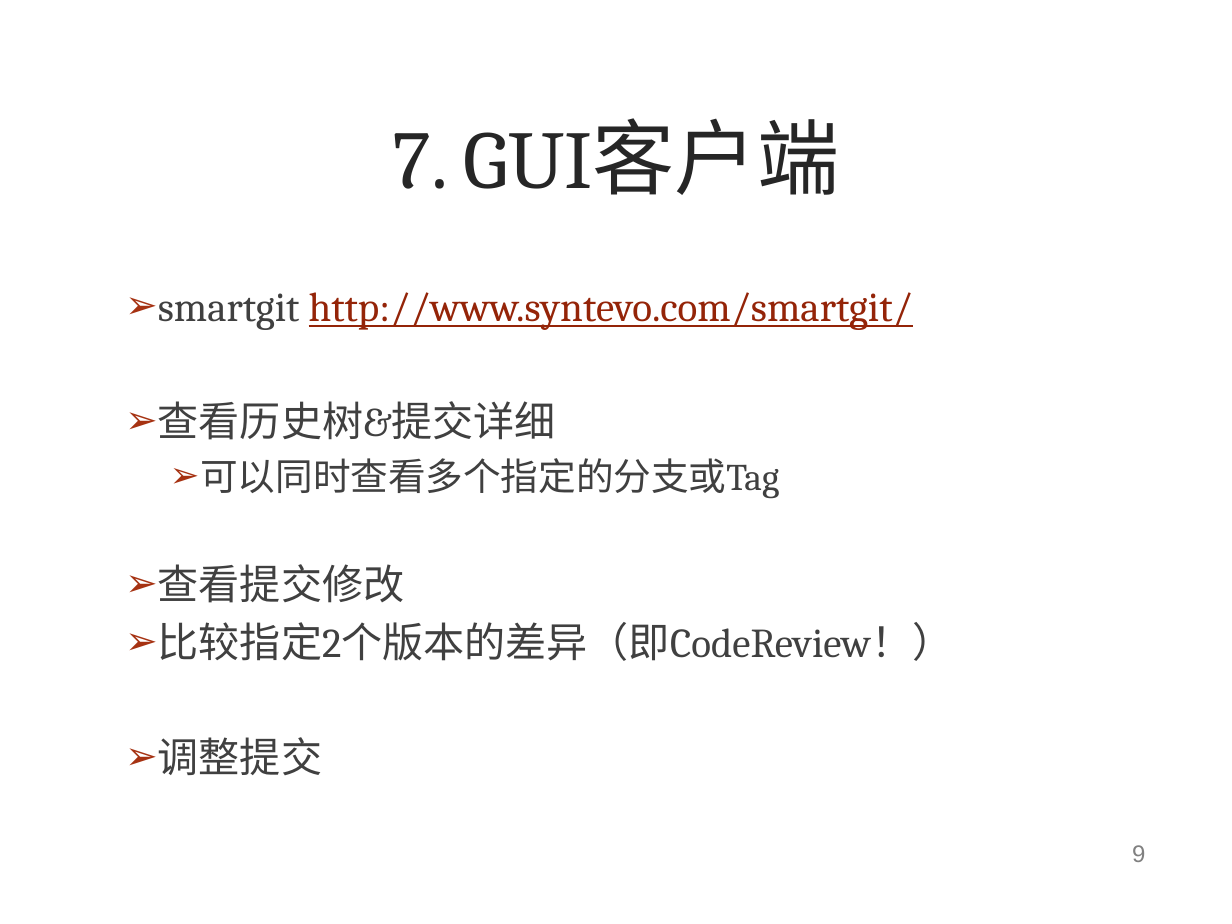
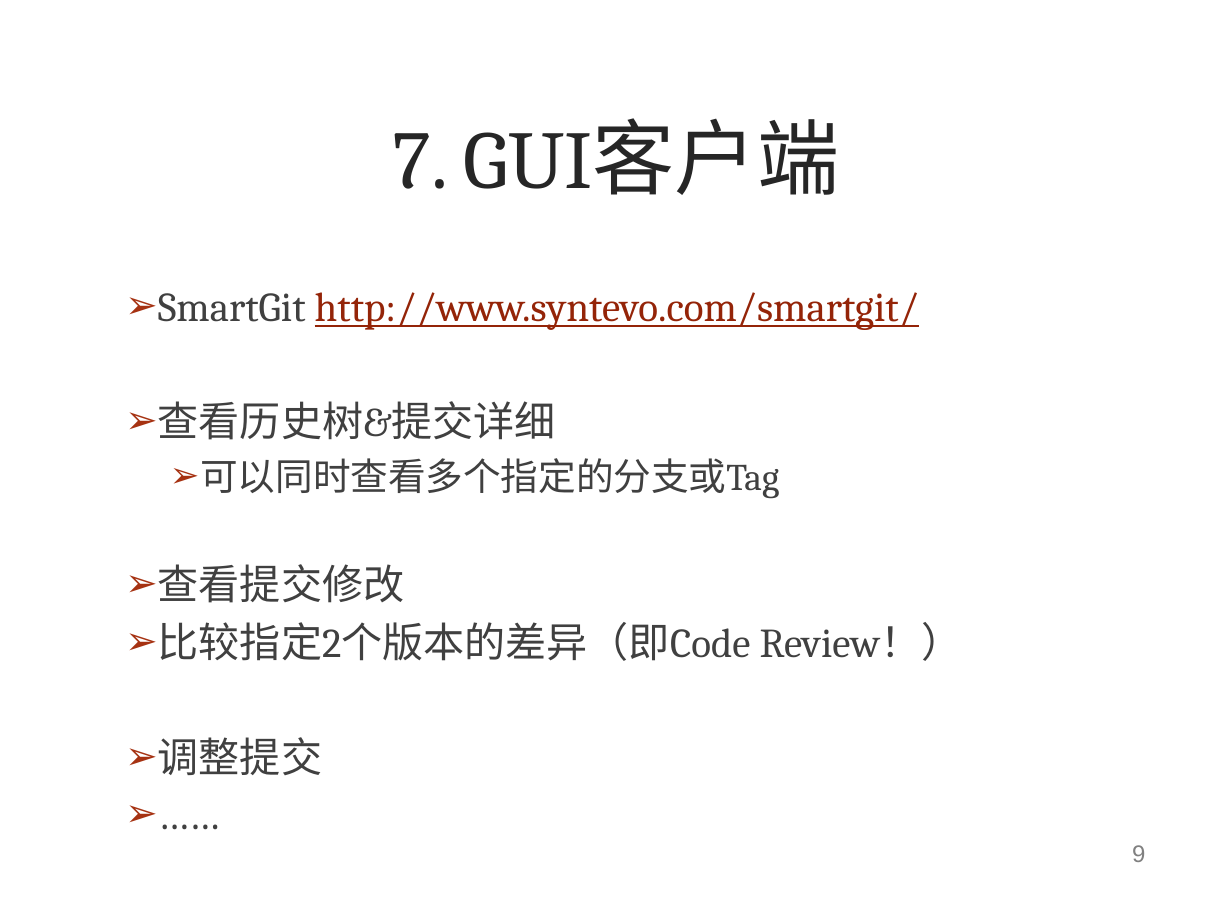
Before and after one commit to oldratlee/software-practice-thoughts, a slide deck: slide 10 of git/git-gitlab-usage.pptx. Drawn at 1232x924 pixels with LibreOffice and Linux fonts; fonts in the diff are those of the drawing; background and template pictures are left out. Boxes give left, top, right and bottom in pixels: in the first picture for what was removed or moved away, otherwise in the second. Text is boxed around its words. In the diff, an @@ line names an element or a change of style, - is before the commit and + after.

```diff
--- a/git/git-gitlab-usage.pptx
+++ b/git/git-gitlab-usage.pptx
@@ text at box(158, 292, 963, 775): paragraph added @@
+➢ ……
@@ text at box(158, 292, 919, 330): text changed @@
-➢ smartgit http://www.syntevo.com/smartgit/
+➢ SmartGit http://www.syntevo.com/smartgit/
@@ text at box(158, 622, 963, 661): spaces changed @@
-➢ 比较指定2个版本的差异（即CodeReview！）
+➢ 比较指定2个版本的差异（即Code Review！）
```
Also in this commit, not shown: 1 slide added, 1 other file.
